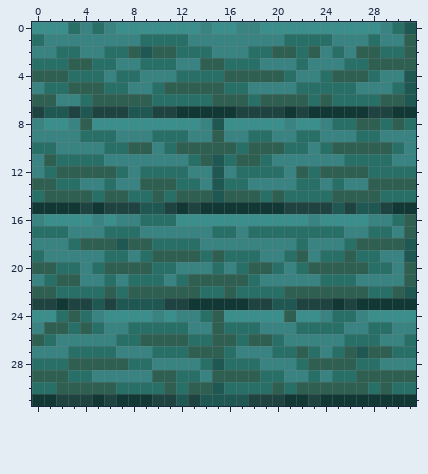
Pixel-art sprite, stored at textures/blocks/huge_fungus/warped_planks.png. The first picture shows the starting point.
The file is 32x32 pixels.
After:
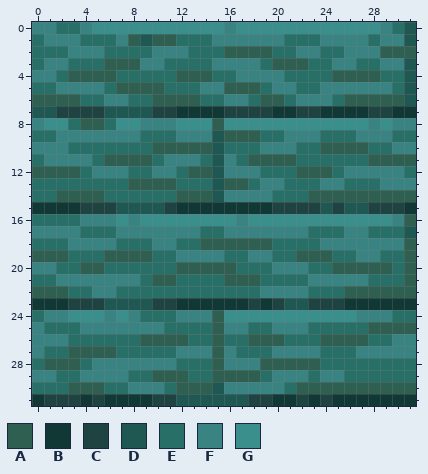
Palette (. is transparent): A #2e5f51  B #113835  C #1e4340  D #1f5752  E #287067  F #398382  G #3a8e8c
Message: beehive+planks+cartography table+crafting table
What changed:
Changed rows in their new state; - is an unchanged pixel.
first column x 0:
 0 FFE--GG-------G-FGG-------------
 1 ----EEE-ADAA-EE---------F------D
 2 EE-F----EEFFF--EAAAAEEFFE--FFAA-
 3 -FFEE-AAAFF-EEEFFFFEAAAEE-F-EFFD
 4 FFEAAAA--EEEAAA-EFFFF-EE----AEE-
 5 E-FFFF-AAAAEEEFFAAAE----FFF-----
 6 --AA-EFFEEAAAA-EFF---EFFF-AAA---
 7 D-C-C-DD--------C---B--C--------
 8 ---E-AE--FFF--GA-----G--GGGGFGFF
 9 EE--FFF--E--F--DAAA-E-FFEEEFF-EE
10 FF-EEE--EEAA---DE-EFFF-EA---EEF-
11 EFFFF-AAAAE--FE-FE-AAAEEEE--AAAA
12 AA--EFFFE-FF-AA--FF--E-A-EFFFFF-
13 EE--EE-EA-----E-AAE--E---FEEEFFF
14 -E---AEE--E-----FFFFE--AA----AAA
15 -----C-DD----B------C---DCD-C-C-
16 EEEEF-FG-GGG-----F-----G----GGF-
17 FFF-EE-FF-----E-F-FFFFF-------ED
18 EEEFFFFEEEFF--AAAAAAEE-E--FFFFFA
19 AAAEEEAAAAEEFFFF--F-E--AA-EFFEEA
20 FF--AAEEEE--AAAAA-EEF-FEE---AAE-
21 E-FF--F-F-AA-EEE--AEEEE-FFF-EEE-
22 --A--FF-EEEEEE--E--FFFFEEE--AA-A
23 BB---CD---C-B------BC-D--CB-----
24 EFFGGGF-FEEE--F------G--GGG-FFEE
25 -EE-FF--FFF--EE-FF-E--F---EEAAAA
26 FF-EEEE---------E---AEEEAAAA-E-F
27 -EEAAAAEEE--FFF-FEEEFFFFE-EFFFFF
28 -AA-EFFFFF--EE-AFFFAAAA-EEE--EEE
29 FFE-F---EE--A-E-----F----F-EEEEE
30 --E---E-FFFEA---FFFFF-------A-AA
31 -C--BCB------D------B-CBC-------
